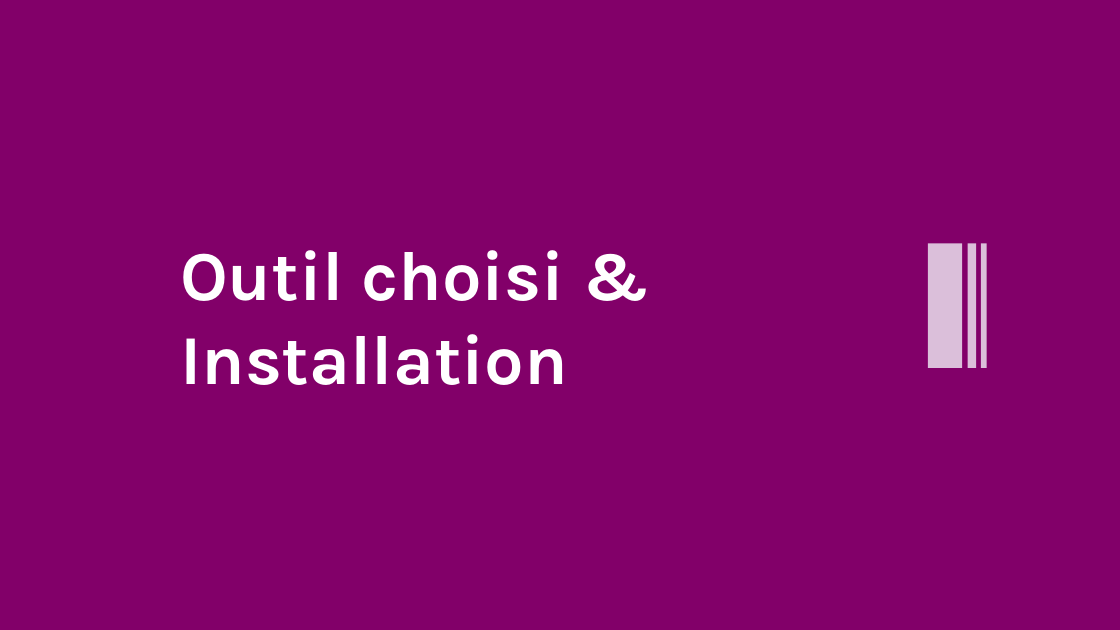
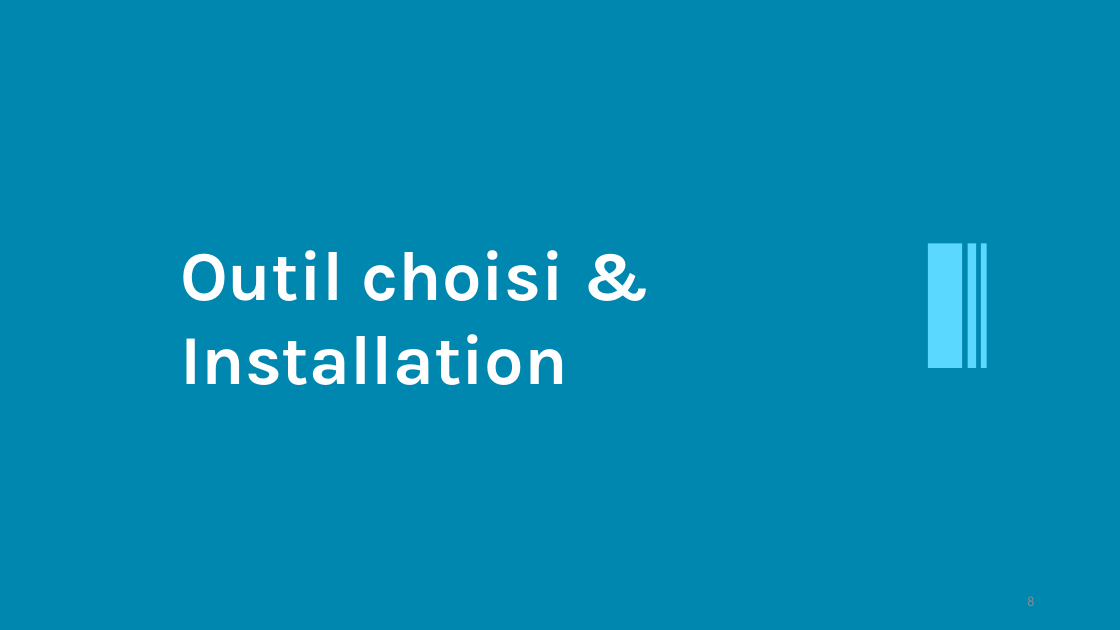
Before and after one commit to HouariZegai/academic-projects, a slide deck: slide 8 of Architecture SGBD/Project/presentation/Presentation-projet-SQLite.pptx. Drawn at 1120x630 pixels with LibreOffice and Linux fonts; fonts in the diff are those of the drawing. Boxes give left, top, right and bottom in pixels: in the first picture for what was removed or moved away, otherwise in the second. Text is boxed around its words. In the diff, an @@ line names an element or a change of style, - is before the commit and + after.

```diff
--- a/Architecture SGBD/Project/presentation/Presentation-projet-SQLite.pptx
+++ b/Architecture SGBD/Project/presentation/Presentation-projet-SQLite.pptx
@@ background #820069 to #0087AF @@
@@ fill #DBBFDA to #5BD8FF in 3 elements at bbox=[928, 244, 963, 368], bbox=[968, 244, 976, 368], bbox=[981, 244, 987, 368] @@
@@ page number added at bbox=[1027, 596, 1034, 606], 12 pt, text #8C8C8C @@
+8
```
Also in this commit, not shown: 10 other slides changed, 45 slides added, 2 slides removed, 23 other files.
